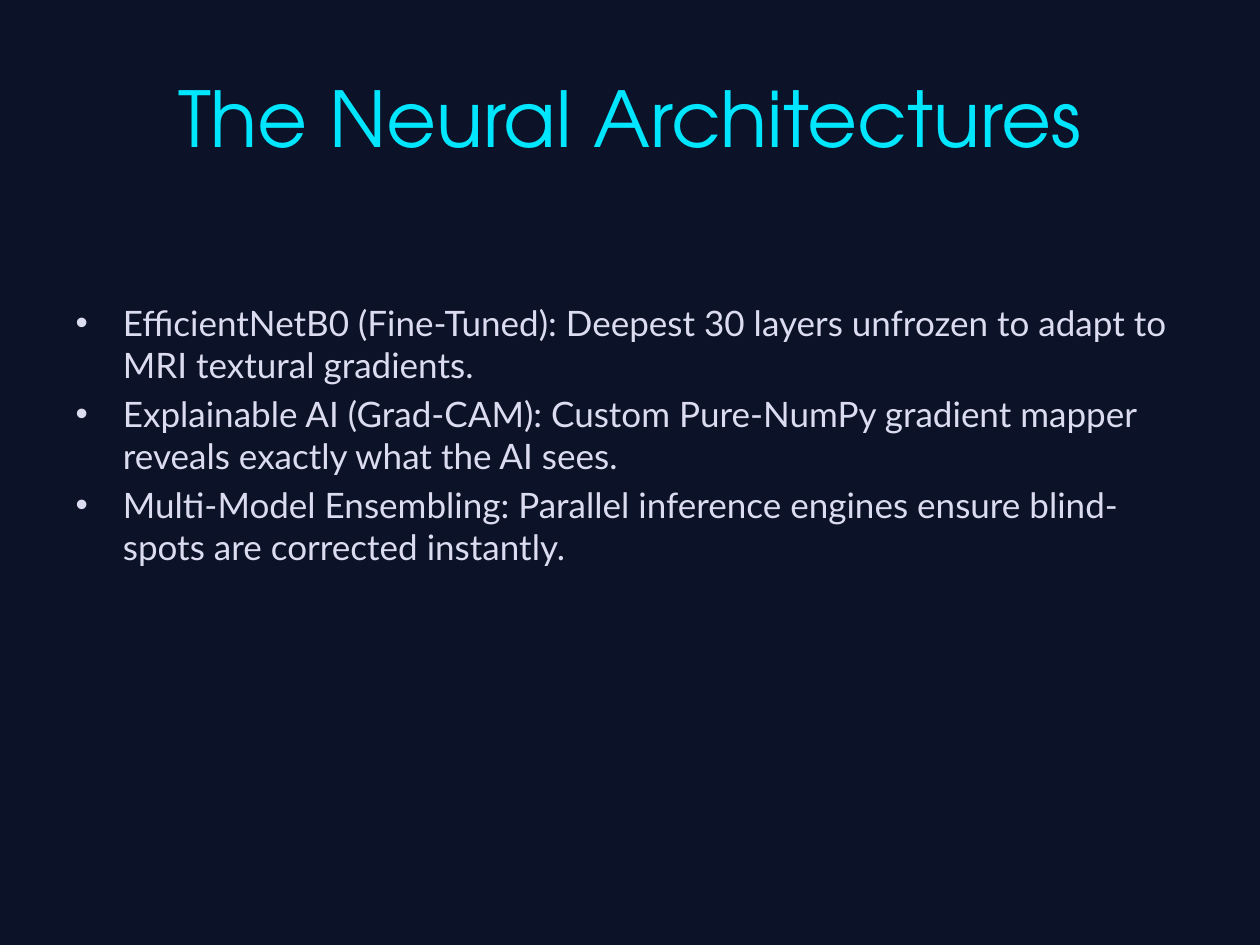
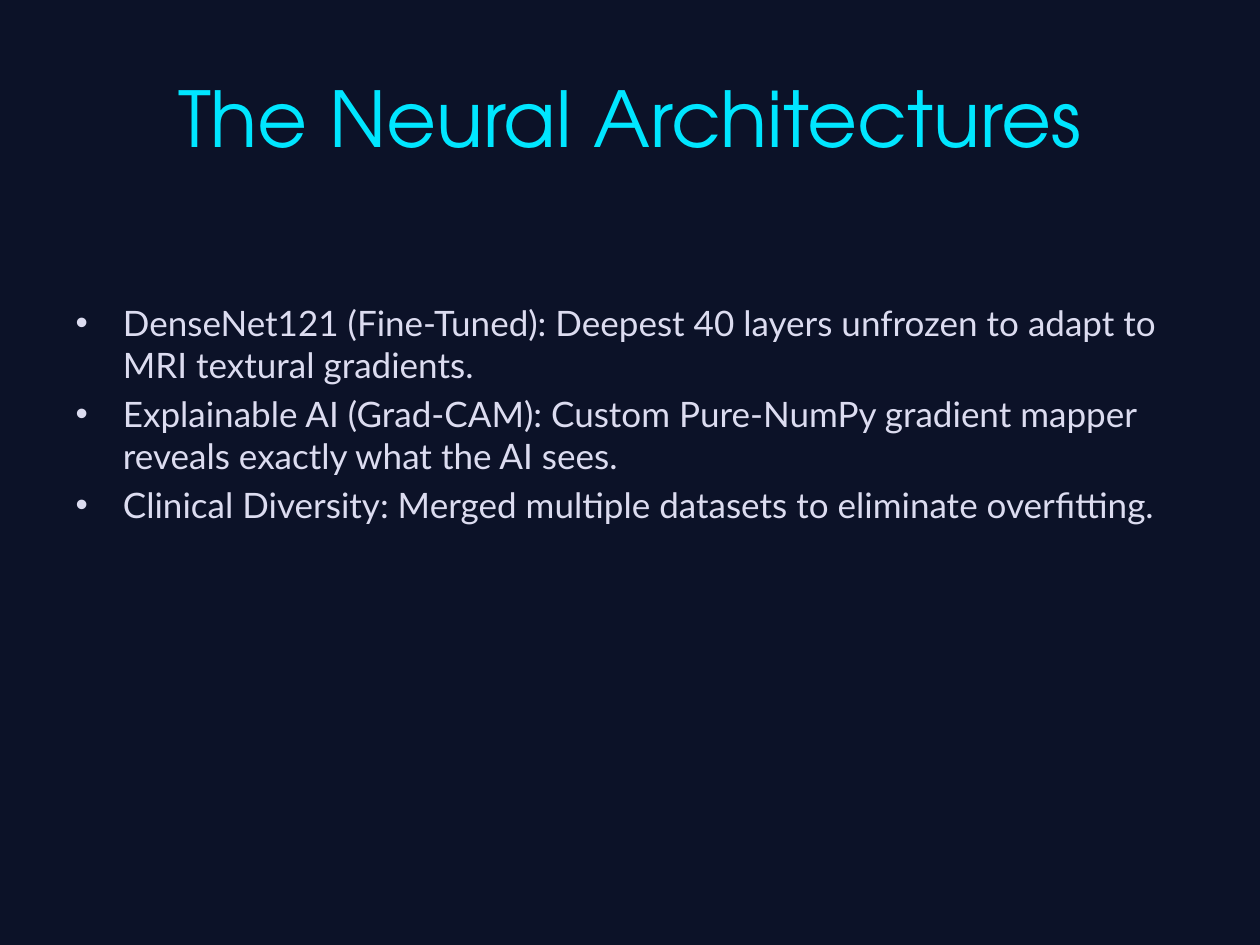
Before and after one commit to adoreashu/Brain-Tumor-Detection, a slide deck: slide 4 of Sci_Fi_Brain_Tumor_Presentation.pptx. Drawn at 1260x945 pixels with LibreOffice and Linux fonts; fonts in the diff are those of the drawing. Boxes give left, top, right and bottom in pixels: in the first picture for what was removed or moved away, otherwise in the second. Text is boxed around its words. In the diff, an @@ line names an element or a change of style, - is before the commit and + after.

Commit message:
Update frontend, PPT, and Report with DenseNet121 Mega-Dataset details

```diff
--- a/Sci_Fi_Brain_Tumor_Presentation.pptx
+++ b/Sci_Fi_Brain_Tumor_Presentation.pptx
@@ text at (123, 309, 1155, 384): text changed @@
-• EfficientNetB0 (Fine-Tuned): Deepest 30 layers unfrozen to adapt to MRI textural gradients.
+• DenseNet121 (Fine-Tuned): Deepest 40 layers unfrozen to adapt to MRI textural gradients.
@@ text at (123, 492, 1154, 525): text changed @@
-• Multi-Model Ensembling: Parallel inference engines ensure blind-spots are corrected instantly.
+• Clinical Diversity: Merged multiple datasets to eliminate overfitting.
```
Also in this commit, not shown: 3 other slides changed, 6 other files.
